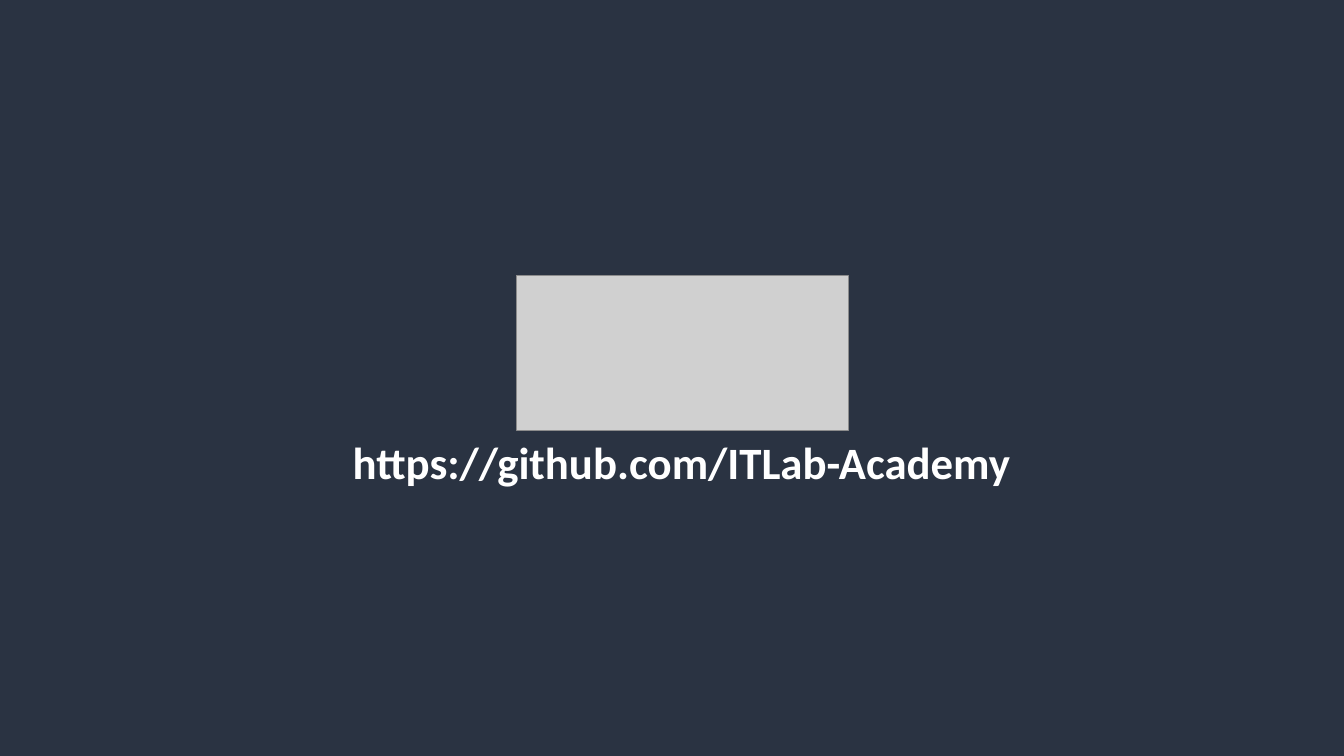
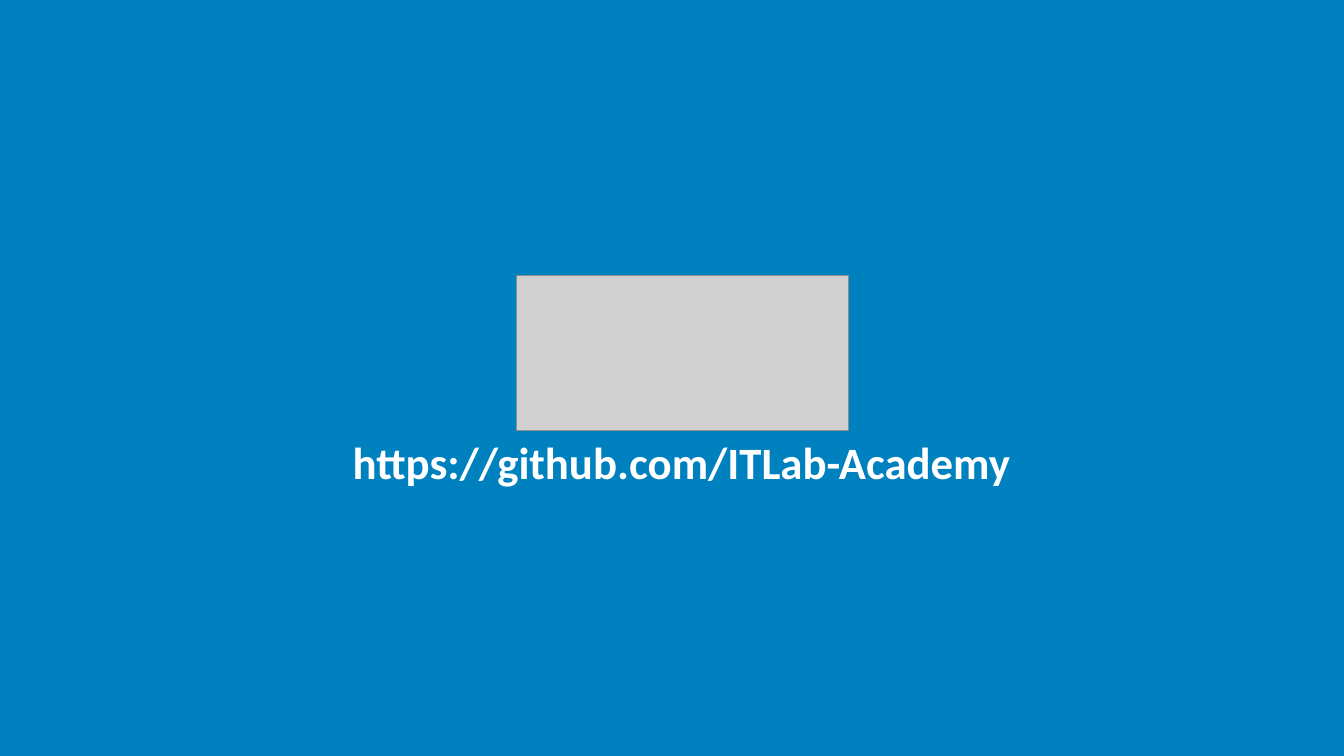
Before and after one commit to ITLab-Academy/Javascript_A_Z, a slide deck: slide 24 of Slides.pptx. Drawn at 1344x756 pixels with LibreOffice and Linux fonts; fonts in the diff are those of the drawing; grey boxes stand for pictures. Boxes give left, top, right and bottom in pixels: in the first picture for what was removed or moved away, otherwise in the second. Text is boxed around its words. In the diff, an @@ line names an element or a change of style, - is before the commit and + after.

```diff
--- a/Slides.pptx
+++ b/Slides.pptx
@@ background #2A3342 to #0081BF @@
```
Also in this commit, not shown: 23 other slides changed, 1 slide added, 1 slide removed.
